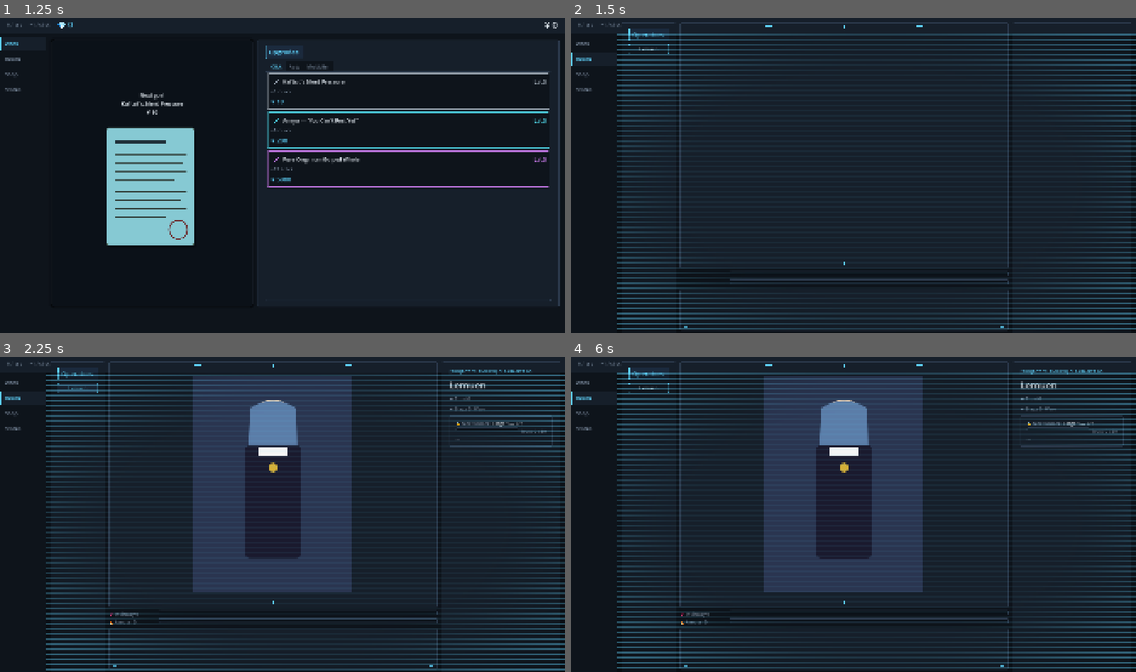
Above: before the commit, frames 1-4 (two rows, left to right).
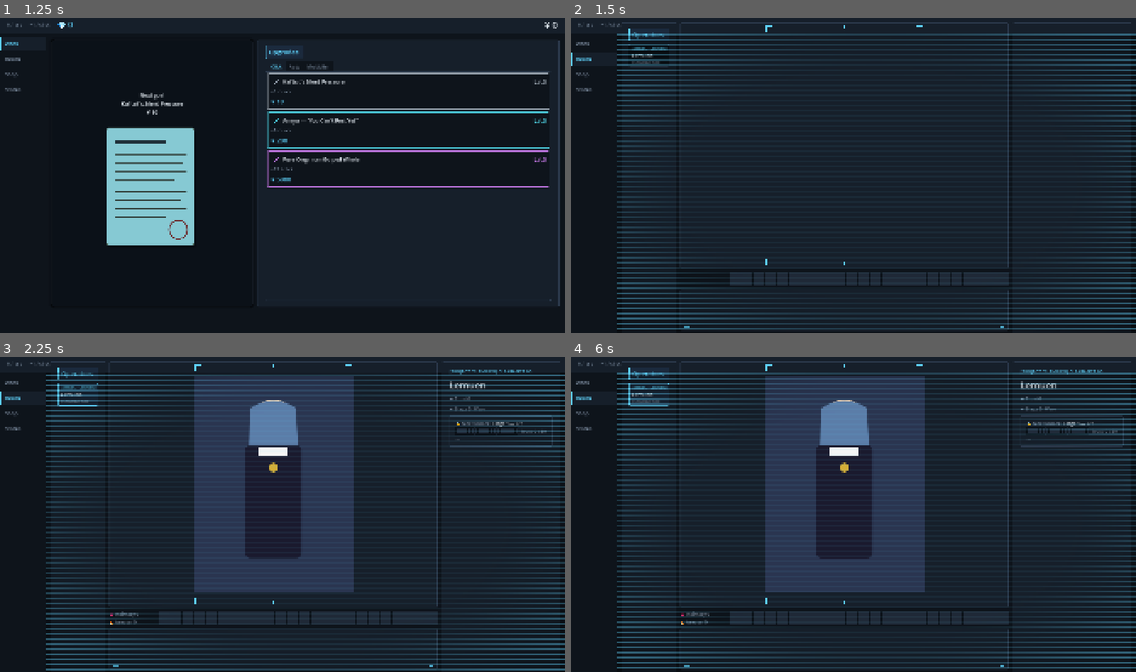
Above: after the commit, the same moments.

Repository: bakamarudasi/clickergame_demo
Game: Godot game, scene res://scenes/main.tscn
Same seed, same stepped clock (60 frames per second), same inputs: the game is played once before the commit and once after it.
Inputs (mouse positions are in pixels of both pictures, inside the frame that each line leads up to):
- Up to frame 1 (1.25 s): click "Work" at 0.5 s
- Up to frame 2 (1.5 s): click "Room" at 1.25 s
- Up to frame 3 (2.25 s): click (79, 388) at 2 s, where only the run before the commit has a clickable "Lemuen"
- Up to frame 4 (6 s): click "Shop" at 2.75 s; click "Status" at 3.5 s; click "Work" at 4.25 s; click (723, 527) at 5 s; click "Room" at 5.75 s

Frame 1 is identical in both runs. In frame 2, 1.7% of the frame differs, in the area x 10-78%, y 2-99%; in frame 3, 2.4%; in frame 4, 2.4%, in the area x 10-92%, y 2-99%.

Commit message:
room: segmented HUD bars, scope crosshair, glitch burst, operator cards
Four surveillance-HUD polish passes landed together:

Segmented status bars
- New SegmentedBar (extends Control, mirrors ProgressBar's value/min/max
  API) draws N discrete cells with optional skew, half-cell tail blending,
  per-cell border, and a critical-threshold mode that swaps to a warning
  color and starts a modulate blink loop. invert_critical handles "low is
  bad" gauges like battery.
- Replaces IntimacyBar (24 pink cells), ArousalBar (24 amber, critical
  >0.8), BatteryBar (20 green, invert critical <0.2, blinks when low),
  SuspicionBar (30 thin red cells, critical >0.7), and NextProgressBar
  (20 cyan). Type annotations in room_tab.gd / next_unlock_badge.gd
  updated from ProgressBar to SegmentedBar.

Scope crosshair
- ScopeCrosshair (custom _draw Control) overlays the ScopeWindow with a
  cyan main cross (center gap), three distance ticks per arm, and a
  center observation dot. mouse_filter=IGNORE so it never interferes with
  drag/resize. Visibility piggybacks on ScopeWindow.visible.

xray_caught glitch burst
- New GlitchFlash ColorRect (red, alpha 0) anchored to the RoomTab root.
- _play_glitch_burst() fires on xray_caught: red flash 0→0.45→0 over
  ~0.4s, plus a 5-step random offset shake on the PortraitFrame returning
  to origin. The existing seductive-pose / suspicion refresh continue to
  run after the burst kicks off.

Operator list briefing cards
- OperatorCardFactory builds [SUBJECT-XXX] / display name / CLEARANCE.NN
  panel cards in place of the old Button list. Selected card gets a
  4px cyan left stripe + header bg; unselected stays dark-deep.
- gui_input → selected signal → _select_operator. Selection triggers a
  rebuild so the accent moves to the new card.

https://claude.ai/code/session_01GzpUoibW7LL87PvWJrDjxw

Diff:
--- a/scenes/ui/room_tab.tscn
+++ b/scenes/ui/room_tab.tscn
@@ -1,9 +1,11 @@
-[gd_scene load_steps=7 format=3 uid="uid://clickergameroomtab0"]
+[gd_scene load_steps=8 format=3 uid="uid://clickergameroomtab0"]
 
 [ext_resource type="Script" path="res://scripts/ui/room_tab.gd" id="1"]
 [ext_resource type="Script" path="res://scripts/ui/scope_window.gd" id="2_scope_win"]
 [ext_resource type="Script" path="res://scripts/ui/hud_corner_frame.gd" id="3_hud_frame"]
 [ext_resource type="Shader" path="res://scenes/ui/shaders/scanlines.gdshader" id="4_scanlines"]
+[ext_resource type="Script" path="res://scripts/ui/segmented_bar.gd" id="5_seg_bar"]
+[ext_resource type="Script" path="res://scripts/ui/scope_crosshair.gd" id="6_crosshair"]
 
 [sub_resource type="ShaderMaterial" id="ShaderMaterial_scanlines"]
 shader = ExtResource("4_scanlines")
@@ -141,6 +143,16 @@
 mouse_filter = 2
 theme_override_styles/panel = SubResource("StyleBoxFlat_scope_frame")
 
+[node name="Crosshair" type="Control" parent="HBox/CenterPanel/PortraitFrame/PortraitArea/PortraitView/ScopeWindow"]
+layout_mode = 1
+anchors_preset = 15
+anchor_right = 1.0
+anchor_bottom = 1.0
+grow_horizontal = 2
+grow_vertical = 2
+mouse_filter = 2
+script = ExtResource("6_crosshair")
+
 [node name="ResizeHandle" type="Panel" parent="HBox/CenterPanel/PortraitFrame/PortraitArea/PortraitView/ScopeWindow"]
 layout_mode = 1
 anchors_preset = 3
@@ -211,14 +223,17 @@
 theme_type_variation = &"DimLabel"
 text = ""
 
-[node name="IntimacyBar" type="ProgressBar" parent="HBox/CenterPanel/StatusBars/IntimacyRow"]
+[node name="IntimacyBar" type="Control" parent="HBox/CenterPanel/StatusBars/IntimacyRow"]
 unique_name_in_owner = true
 custom_minimum_size = Vector2(0, 14)
 layout_mode = 2
 size_flags_horizontal = 3
+script = ExtResource("5_seg_bar")
 max_value = 200.0
-step = 1.0
-show_percentage = false
+value = 0.0
+segment_count = 24
+color_filled = Color(0.949, 0.451, 0.651, 1)
+blink_when_critical = false
 
 [node name="ArousalRow" type="HBoxContainer" parent="HBox/CenterPanel/StatusBars"]
 layout_mode = 2
@@ -231,14 +246,17 @@
 theme_type_variation = &"DimLabel"
 text = ""
 
-[node name="ArousalBar" type="ProgressBar" parent="HBox/CenterPanel/StatusBars/ArousalRow"]
+[node name="ArousalBar" type="Control" parent="HBox/CenterPanel/StatusBars/ArousalRow"]
 unique_name_in_owner = true
 custom_minimum_size = Vector2(0, 14)
 layout_mode = 2
 size_flags_horizontal = 3
+script = ExtResource("5_seg_bar")
 max_value = 100.0
-step = 1.0
-show_percentage = false
+value = 0.0
+segment_count = 24
+color_filled = Color(1.0, 0.627, 0.251, 1)
+critical_threshold = 0.8
 
 [node name="ScopeRow" type="HBoxContainer" parent="HBox/CenterPanel"]
 unique_name_in_owner = true
@@ -252,22 +270,32 @@
 theme_type_variation = &"PillButton"
 text = "ROOM_SCOPE_TOGGLE"
 
-[node name="BatteryBar" type="ProgressBar" parent="HBox/CenterPanel/ScopeRow"]
+[node name="BatteryBar" type="Control" parent="HBox/CenterPanel/ScopeRow"]
 unique_name_in_owner = true
 custom_minimum_size = Vector2(0, 14)
 layout_mode = 2
 size_flags_horizontal = 3
 size_flags_vertical = 4
+script = ExtResource("5_seg_bar")
 max_value = 1.0
-step = 0.01
-
-[node name="SuspicionBar" type="ProgressBar" parent="HBox/CenterPanel"]
+value = 0.0
+segment_count = 20
+segment_gap = 3.0
+color_filled = Color(0.416, 0.910, 0.612, 1)
+critical_threshold = 0.2
+invert_critical = true
+
+[node name="SuspicionBar" type="Control" parent="HBox/CenterPanel"]
 unique_name_in_owner = true
 custom_minimum_size = Vector2(0, 10)
 layout_mode = 2
+script = ExtResource("5_seg_bar")
 max_value = 1.0
-step = 0.01
-show_percentage = false
+value = 0.0
+segment_count = 30
+segment_gap = 1.0
+color_filled = Color(1.0, 0.353, 0.431, 0.85)
+critical_threshold = 0.7
 
 [node name="DialoguePanel" type="PanelContainer" parent="HBox/CenterPanel"]
 custom_minimum_size = Vector2(0, 140)
@@ -462,14 +490,17 @@
 layout_mode = 2
 theme_override_constants/separation = 8
 
-[node name="NextProgressBar" type="ProgressBar" parent="HBox/DetailWrap/DetailInner/DetailPanel/NextUnlockPanel/NextMargin/NextVBox/ProgressRow"]
+[node name="NextProgressBar" type="Control" parent="HBox/DetailWrap/DetailInner/DetailPanel/NextUnlockPanel/NextMargin/NextVBox/ProgressRow"]
 unique_name_in_owner = true
 layout_mode = 2
 size_flags_horizontal = 3
 custom_minimum_size = Vector2(0, 8)
-show_percentage = false
+script = ExtResource("5_seg_bar")
 max_value = 100.0
 value = 0.0
+segment_count = 20
+segment_gap = 2.0
+blink_when_critical = false
 
 [node name="NextProgressLabel" type="Label" parent="HBox/DetailWrap/DetailInner/DetailPanel/NextUnlockPanel/NextMargin/NextVBox/ProgressRow"]
 unique_name_in_owner = true
@@ -482,6 +513,17 @@
 layout_mode = 2
 theme_type_variation = &"DimLabel"
 text = ""
+
+[node name="GlitchFlash" type="ColorRect" parent="."]
+unique_name_in_owner = true
+layout_mode = 1
+anchors_preset = 15
+anchor_right = 1.0
+anchor_bottom = 1.0
+grow_horizontal = 2
+grow_vertical = 2
+mouse_filter = 2
+color = Color(1, 0.353, 0.431, 0)
 
 [node name="ScanlineOverlay" type="ColorRect" parent="."]
 layout_mode = 1
--- a/scripts/ui/room_tab.gd
+++ b/scripts/ui/room_tab.gd
@@ -16,9 +16,9 @@
 @onready var trust_label: Label = %TrustLabel
 @onready var stage_label: Label = %StageLabel
 @onready var intimacy_label: Label = %IntimacyLabel
-@onready var intimacy_bar: ProgressBar = %IntimacyBar
+@onready var intimacy_bar: SegmentedBar = %IntimacyBar
 @onready var arousal_label: Label = %ArousalLabel
-@onready var arousal_bar: ProgressBar = %ArousalBar
+@onready var arousal_bar: SegmentedBar = %ArousalBar
 @onready var gift_select: OptionButton = %GiftSelect
 @onready var give_button: Button = %GiveButton
 @onready var touch_select: OptionButton = %TouchSelect
@@ -28,8 +28,8 @@
 @onready var face_overlay: TextureRect = %FaceOverlay
 @onready var scope_window: ScopeWindow = %ScopeWindow
 @onready var scope_toggle: Button = %ScopeToggle
-@onready var battery_bar: ProgressBar = %BatteryBar
-@onready var suspicion_bar: ProgressBar = %SuspicionBar
+@onready var battery_bar: SegmentedBar = %BatteryBar
+@onready var suspicion_bar: SegmentedBar = %SuspicionBar
 @onready var scope_row: HBoxContainer = %ScopeRow
 @onready var dialogue_scroll: ScrollContainer = %DialogueScroll
 @onready var dialogue_log: VBoxContainer = %DialogueLog
@@ -37,12 +37,14 @@
 @onready var choice_vbox: VBoxContainer = %ChoiceVBox
 @onready var next_unlock_panel: PanelContainer = %NextUnlockPanel
 @onready var next_stage_label: Label = %NextStageLabel
-@onready var next_progress_bar: ProgressBar = %NextProgressBar
+@onready var next_progress_bar: SegmentedBar = %NextProgressBar
 @onready var next_progress_label: Label = %NextProgressLabel
 @onready var next_unlocks_label: Label = %NextUnlocksLabel
 @onready var subject_id_label: Label = %SubjectIdLabel
 @onready var rec_indicator: HBoxContainer = %RecIndicator
 @onready var rec_dot: ColorRect = %RecDot
+@onready var glitch_flash: ColorRect = %GlitchFlash
+@onready var portrait_frame: PanelContainer = $HBox/CenterPanel/PortraitFrame
 
 var _current_op: StringName = &""
 var _portrait: PortraitController
@@ -51,6 +53,7 @@
 var _choices: ChoicePanelView
 var _next_unlock: NextUnlockBadge
 var _rec_tween: Tween
+var _op_cards: OperatorCardFactory
 
 
 func _ready() -> void:
@@ -68,6 +71,8 @@
 		next_unlocks_label,
 		self,
 	)
+	_op_cards = OperatorCardFactory.new()
+	_op_cards.selected.connect(_select_operator)
 
 	for entry in [
 		[EventBus.operator_unlocked, _on_operator_unlocked],
@@ -123,11 +128,10 @@
 		var op := DataRegistry.get_operator(op_id)
 		if op == null:
 			continue
-		var b := Button.new()
-		# OperatorData.display_name は翻訳キー（"OP_LEMUEN_NAME" 等）。表示時は必ず tr() を通す。
-		b.text = tr(op.display_name)
-		b.pressed.connect(_select_operator.bind(op_id))
-		operator_list.add_child(b)
+		var rt := GameState.get_runtime(op_id)
+		var stage: int = rt.current_stage if rt != null else 0
+		var card := _op_cards.build(op, op_id, stage, op_id == _current_op)
+		operator_list.add_child(card)
 
 
 func _select_operator(op_id: StringName) -> void:
@@ -141,6 +145,9 @@
 	_refresh_inspection_button()
 	_portrait.set_operator(op_id)
 	_refresh_suspicion_ui()
+	# 選択中カードのアクセント表示を切り替えるため、リストを毎回作り直す。
+	# 規模が小さいので queue_free → 再構築でも十分軽い。
+	_rebuild_operator_list()
 	_consume_prestige_greet(op_id)
 
 
@@ -446,6 +453,24 @@
 	else:
 		_portrait.refresh()
 	_refresh_suspicion_ui()
+	_play_glitch_burst()
+
+
+# 観測がバレた瞬間の演出。赤フラッシュ + 立ち絵の高速シェイク。
+# トーストやログより前段にあるべき視覚的ショック。
+func _play_glitch_burst() -> void:
+	# フラッシュ：赤を 0 → 0.45 → 0 へ短時間で振る。
+	var flash := create_tween()
+	flash.tween_property(glitch_flash, "color:a", 0.45, 0.05)
+	flash.tween_property(glitch_flash, "color:a", 0.0, 0.35).set_trans(Tween.TRANS_QUART)
+
+	# 立ち絵のシェイク：左右にランダム微小オフセット 4 ステップ後に原点復帰。
+	var origin: Vector2 = portrait_frame.position
+	var shake := create_tween()
+	for i in range(5):
+		var d := Vector2(randf_range(-8.0, 8.0), randf_range(-4.0, 4.0))
+		shake.tween_property(portrait_frame, "position", origin + d, 0.04)
+	shake.tween_property(portrait_frame, "position", origin, 0.08)
 
 
 func _on_costume_equipped(op_id: StringName, _costume_id: StringName) -> void:
--- a/scripts/ui/room_tab/next_unlock_badge.gd
+++ b/scripts/ui/room_tab/next_unlock_badge.gd
@@ -17,7 +17,7 @@
 var _panel: PanelContainer
 var _stage_label: Label
 var _progress_label: Label
-var _progress_bar: ProgressBar
+var _progress_bar: SegmentedBar
 var _unlocks_label: Label
 var _host: Control
 var _pulse_tween: Tween
@@ -27,7 +27,7 @@
 	panel: PanelContainer,
 	stage_label: Label,
 	progress_label: Label,
-	progress_bar: ProgressBar,
+	progress_bar: SegmentedBar,
 	unlocks_label: Label,
 	host: Control,
 ) -> void:
--- /dev/null
+++ b/scripts/ui/room_tab/operator_card_factory.gd
@@ -0,0 +1,80 @@
+class_name OperatorCardFactory
+extends RefCounted
+
+# Room タブ左ペインの「ブリーフィング・カード」を組み立てる。
+# 元は素のボタンだったところを、観測ファイル風レイアウト
+# （[SUBJECT-LEMUEN] / 名前 / CLEARANCE.NN）に置き換える。
+#
+# 選択中カードは左端 4px のシアンアクセント＋背景色違いで強調する。
+# クリックは panel.gui_input → selected シグナルで host に通す。
+
+signal selected(op_id: StringName)
+
+
+# OperatorData / current_stage / 現在選択中かを渡して 1 枚分の Control を返す。
+# 返した Control は呼び出し側が VBoxContainer に add_child する。
+func build(op: OperatorData, op_id: StringName, current_stage: int, is_current: bool) -> PanelContainer:
+	var panel := PanelContainer.new()
+	panel.mouse_filter = Control.MOUSE_FILTER_STOP
+	panel.mouse_default_cursor_shape = Control.CURSOR_POINTING_HAND
+	panel.add_theme_stylebox_override("panel", _build_stylebox(is_current))
+	panel.gui_input.connect(_on_card_input.bind(op_id))
+
+	var vbox := VBoxContainer.new()
+	vbox.add_theme_constant_override("separation", 2)
+	vbox.mouse_filter = Control.MOUSE_FILTER_IGNORE
+	panel.add_child(vbox)
+
+	# Subject ID: 小さくシアンで「[SUBJECT-LEMUEN]」
+	var subj := Label.new()
+	subj.text = "[SUBJECT-%s]" % str(op_id).to_upper()
+	subj.add_theme_color_override("font_color", UIConstants.COLOR_ACCENT_CYAN)
+	subj.add_theme_font_size_override("font_size", UIConstants.FONT_SMALL)
+	subj.mouse_filter = Control.MOUSE_FILTER_IGNORE
+	vbox.add_child(subj)
+
+	# 名前（OperatorData.display_name は翻訳キー）
+	var name_label := Label.new()
+	name_label.text = TranslationServer.translate(op.display_name)
+	name_label.add_theme_font_size_override("font_size", UIConstants.FONT_SUBTITLE)
+	name_label.mouse_filter = Control.MOUSE_FILTER_IGNORE
+	vbox.add_child(name_label)
+
+	# CLEARANCE.NN（現ステージを 2 桁ゼロ詰めで権限風表示）
+	var clearance := Label.new()
+	clearance.text = "CLEARANCE.%02d" % current_stage
+	clearance.add_theme_color_override("font_color", UIConstants.COLOR_TEXT_DIM)
+	clearance.add_theme_font_size_override("font_size", UIConstants.FONT_SMALL)
+	clearance.mouse_filter = Control.MOUSE_FILTER_IGNORE
+	vbox.add_child(clearance)
+
+	return panel
+
+
+# 選択中のカードは強アクセント、未選択は薄罫線のダークカード。
+func _build_stylebox(is_current: bool) -> StyleBoxFlat:
+	var sbox := StyleBoxFlat.new()
+	if is_current:
+		sbox.bg_color = UIConstants.COLOR_BG_HEADER
+		sbox.border_color = UIConstants.COLOR_ACCENT_CYAN
+		sbox.border_width_left = UIConstants.ACCENT_STRIPE_WIDTH
+		sbox.border_width_top = UIConstants.HAIRLINE
+		sbox.border_width_right = UIConstants.HAIRLINE
+		sbox.border_width_bottom = UIConstants.HAIRLINE
+	else:
+		sbox.bg_color = UIConstants.COLOR_BG_PANEL_DEEP
+		sbox.border_color = UIConstants.COLOR_BORDER
+		sbox.set_border_width_all(UIConstants.HAIRLINE)
+	sbox.set_corner_radius_all(UIConstants.PANEL_CORNER_RADIUS)
+	sbox.content_margin_left = 10
+	sbox.content_margin_right = 8
+	sbox.content_margin_top = 6
+	sbox.content_margin_bottom = 6
+	return sbox
+
+
+func _on_card_input(event: InputEvent, op_id: StringName) -> void:
+	if event is InputEventMouseButton:
+		var mb := event as InputEventMouseButton
+		if mb.pressed and mb.button_index == MOUSE_BUTTON_LEFT:
+			emit_signal("selected", op_id)
--- /dev/null
+++ b/scripts/ui/scope_crosshair.gd
@@ -0,0 +1,71 @@
+@tool
+class_name ScopeCrosshair
+extends Control
+
+# 紳士眼鏡ウィンドウ中央の照準十字。中心に隙間、4本の腕に距離スケールチック、
+# 中央に観測点ドット。ScopeWindow の子に置き mouse_filter=IGNORE にしておけば
+# ドラッグ操作を邪魔しない。
+#
+# 描画はサイズ依存なので、ScopeWindow の resize に追従して queue_redraw。
+
+@export var color: Color = Color(0.365, 0.812, 0.969, 0.85):
+	set(v):
+		color = v
+		queue_redraw()
+@export var thickness: float = 1.0:
+	set(v):
+		thickness = v
+		queue_redraw()
+# 中心の十字に空ける隙間（被写体を見えるように）
+@export var center_gap: float = 10.0:
+	set(v):
+		center_gap = max(0.0, v)
+		queue_redraw()
+@export var tick_count: int = 3:
+	set(v):
+		tick_count = max(0, v)
+		queue_redraw()
+@export var tick_length: float = 6.0:
+	set(v):
+		tick_length = max(0.0, v)
+		queue_redraw()
+@export var draw_center_dot: bool = true:
+	set(v):
+		draw_center_dot = v
+		queue_redraw()
+
+
+func _ready() -> void:
+	mouse_filter = Control.MOUSE_FILTER_IGNORE
+	set_anchors_preset(Control.PRESET_FULL_RECT)
+	resized.connect(queue_redraw)
+
+
+func _draw() -> void:
+	if size.x <= 0.0 or size.y <= 0.0:
+		return
+	var cx: float = size.x * 0.5
+	var cy: float = size.y * 0.5
+	var gap: float = center_gap
+
+	# 主軸十字（中心に隙間）
+	draw_line(Vector2(0.0, cy), Vector2(cx - gap, cy), color, thickness)
+	draw_line(Vector2(cx + gap, cy), Vector2(size.x, cy), color, thickness)
+	draw_line(Vector2(cx, 0.0), Vector2(cx, cy - gap), color, thickness)
+	draw_line(Vector2(cx, cy + gap), Vector2(cx, size.y), color, thickness)
+
+	# 距離チック。各腕を tick_count+1 等分した位置に短い垂直線を引く。
+	# 腕の長さは中心〜端 = (cx - gap) / (cy - gap)。中心側から数えるので
+	# t = i / (tick_count+1) の比率で配置。
+	var half_tick: float = tick_length * 0.5
+	for i in range(1, tick_count + 1):
+		var t: float = float(i) / float(tick_count + 1)
+		var dx: float = (cx - gap) * t
+		draw_line(Vector2(cx - dx, cy - half_tick), Vector2(cx - dx, cy + half_tick), color, thickness)
+		draw_line(Vector2(cx + dx, cy - half_tick), Vector2(cx + dx, cy + half_tick), color, thickness)
+		var dy: float = (cy - gap) * t
+		draw_line(Vector2(cx - half_tick, cy - dy), Vector2(cx + half_tick, cy - dy), color, thickness)
+		draw_line(Vector2(cx - half_tick, cy + dy), Vector2(cx + half_tick, cy + dy), color, thickness)
+
+	if draw_center_dot:
+		draw_circle(Vector2(cx, cy), 1.6, color)
--- /dev/null
+++ b/scripts/ui/segmented_bar.gd
@@ -0,0 +1,182 @@
+@tool
+class_name SegmentedBar
+extends Control
+
+# 観測機器風のセグメント化ゲージ。N 個の矩形を並べ、value/max_value の比率に
+# 応じて埋まる数を変える。critical_threshold を超える（または invert_critical=true で
+# 下回る）と全セグメントが警告色に切り替わり、点滅も発火する。
+#
+# ProgressBar と互換の value / min_value / max_value API を持つので
+# .gd 側のコードは `bar.value = X` のままで動く。.tscn 側は type="Control" +
+# script=SegmentedBar に差し替える。
+#
+# Battery のように「減ると危険」なバーは invert_critical = true で運用する。
+
+signal value_changed(value: float)
+
+@export var min_value: float = 0.0:
+	set(v):
+		min_value = v
+		_redraw_safe()
+@export var max_value: float = 100.0:
+	set(v):
+		max_value = max(v, min_value + 0.001)
+		_redraw_safe()
+@export var value: float = 0.0:
+	set(v):
+		var clamped: float = clamp(v, min_value, max_value)
+		if not is_equal_approx(value, clamped):
+			value = clamped
+			emit_signal("value_changed", value)
+			_redraw_safe()
+			_refresh_blink()
+		else:
+			value = clamped
+
+@export_group("Segments")
+@export var segment_count: int = 24:
+	set(v):
+		segment_count = max(1, v)
+		_redraw_safe()
+@export var segment_gap: float = 2.0:
+	set(v):
+		segment_gap = max(0.0, v)
+		_redraw_safe()
+@export var segment_skew: float = 0.0:
+	set(v):
+		segment_skew = v
+		_redraw_safe()
+# 末尾「ハーフセグメント」を有効にする。半端な ratio を最後の半透明セルで示せる。
+@export var allow_partial_tail: bool = true:
+	set(v):
+		allow_partial_tail = v
+		_redraw_safe()
+
+@export_group("Colors")
+@export var color_filled: Color = Color(0.365, 0.812, 0.969, 1.0):
+	set(v):
+		color_filled = v
+		_redraw_safe()
+@export var color_empty: Color = Color(0.176, 0.231, 0.306, 0.55):
+	set(v):
+		color_empty = v
+		_redraw_safe()
+@export var color_critical: Color = Color(1.0, 0.353, 0.431, 1.0):
+	set(v):
+		color_critical = v
+		_redraw_safe()
+@export var color_border: Color = Color(0.043, 0.067, 0.094, 1.0):
+	set(v):
+		color_border = v
+		_redraw_safe()
+
+@export_group("Critical")
+# critical_threshold は 0..1 の比率。invert_critical=false ならこれ以上で警告、
+# true ならこれ以下で警告（バッテリ系）。
+@export_range(0.0, 1.0) var critical_threshold: float = 0.85:
+	set(v):
+		critical_threshold = clamp(v, 0.0, 1.0)
+		_refresh_blink()
+		_redraw_safe()
+@export var invert_critical: bool = false:
+	set(v):
+		invert_critical = v
+		_refresh_blink()
+		_redraw_safe()
+@export var blink_when_critical: bool = true:
+	set(v):
+		blink_when_critical = v
+		_refresh_blink()
+@export_range(0.1, 4.0) var blink_period: float = 0.8:
+	set(v):
+		blink_period = max(0.1, v)
+		_refresh_blink()
+
+
+var _blink_tween: Tween
+
+
+func _ready() -> void:
+	if custom_minimum_size.y <= 0.0:
+		custom_minimum_size.y = 14.0
+	resized.connect(queue_redraw)
+	_refresh_blink()
+
+
+func _draw() -> void:
+	if size.x <= 0.0 or size.y <= 0.0:
+		return
+	var ratio: float = _ratio()
+	var critical := _is_critical(ratio)
+	var fill_color: Color = color_critical if critical else color_filled
+
+	var n := segment_count
+	var gap := segment_gap
+	var total_w := size.x
+	var seg_w: float = max(1.0, (total_w - gap * (n - 1)) / float(n))
+	var seg_h: float = size.y
+
+	var exact: float = ratio * float(n)
+	var full_segs: int = int(floor(exact))
+	var partial: float = exact - float(full_segs)
+
+	for i in range(n):
+		var x: float = float(i) * (seg_w + gap)
+		var rect := Rect2(x, 0.0, seg_w, seg_h)
+		var col: Color
+		if i < full_segs:
+			col = fill_color
+		elif i == full_segs and allow_partial_tail and partial > 0.0:
+			# ハーフセグメント：fill と empty を partial 比でブレンド
+			col = color_empty.lerp(fill_color, partial)
+		else:
+			col = color_empty
+
+		if abs(segment_skew) < 0.01:
+			draw_rect(rect, col, true)
+		else:
+			# 斜めセグメント（平行四辺形）。観測機器ぽさを出すための装飾。
+			var sk: float = segment_skew
+			var pts := PackedVector2Array([
+				Vector2(rect.position.x + sk, rect.position.y),
+				Vector2(rect.position.x + rect.size.x + sk, rect.position.y),
+				Vector2(rect.position.x + rect.size.x - sk, rect.position.y + rect.size.y),
+				Vector2(rect.position.x - sk, rect.position.y + rect.size.y),
+			])
+			draw_colored_polygon(pts, col)
+
+		# 各セグメントに薄い縁取り
+		if color_border.a > 0.0:
+			draw_rect(rect, color_border, false, 1.0)
+
+
+func _ratio() -> float:
+	var span: float = max_value - min_value
+	if span <= 0.0:
+		return 0.0
+	return clamp((value - min_value) / span, 0.0, 1.0)
+
+
+func _is_critical(ratio: float) -> bool:
+	if invert_critical:
+		return ratio <= critical_threshold
+	return ratio >= critical_threshold
+
+
+func _refresh_blink() -> void:
+	# Tween は状態が変わった瞬間だけ作り直す。常時 loop は重い。
+	var should_blink := blink_when_critical and _is_critical(_ratio())
+	if _blink_tween != null and _blink_tween.is_valid():
+		_blink_tween.kill()
+	_blink_tween = null
+	if not should_blink or not is_inside_tree():
+		modulate = Color(1, 1, 1, 1)
+		return
+	_blink_tween = create_tween().set_loops()
+	_blink_tween.tween_property(self, "modulate", Color(1.25, 0.7, 0.75, 1.0), blink_period * 0.5)
+	_blink_tween.tween_property(self, "modulate", Color(1.0, 1.0, 1.0, 1.0), blink_period * 0.5)
+
+
+func _redraw_safe() -> void:
+	if is_inside_tree():
+		queue_redraw()
